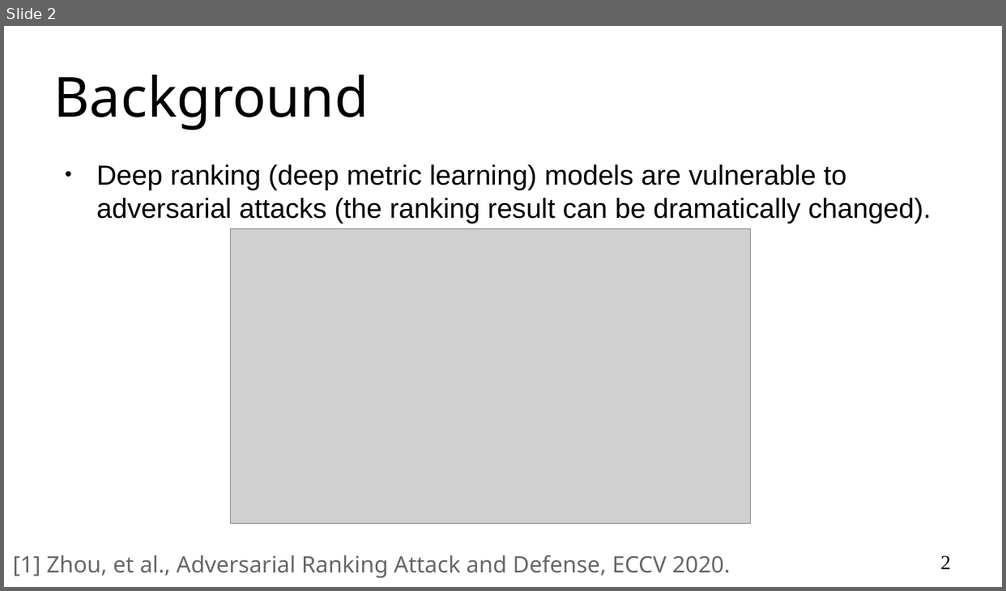
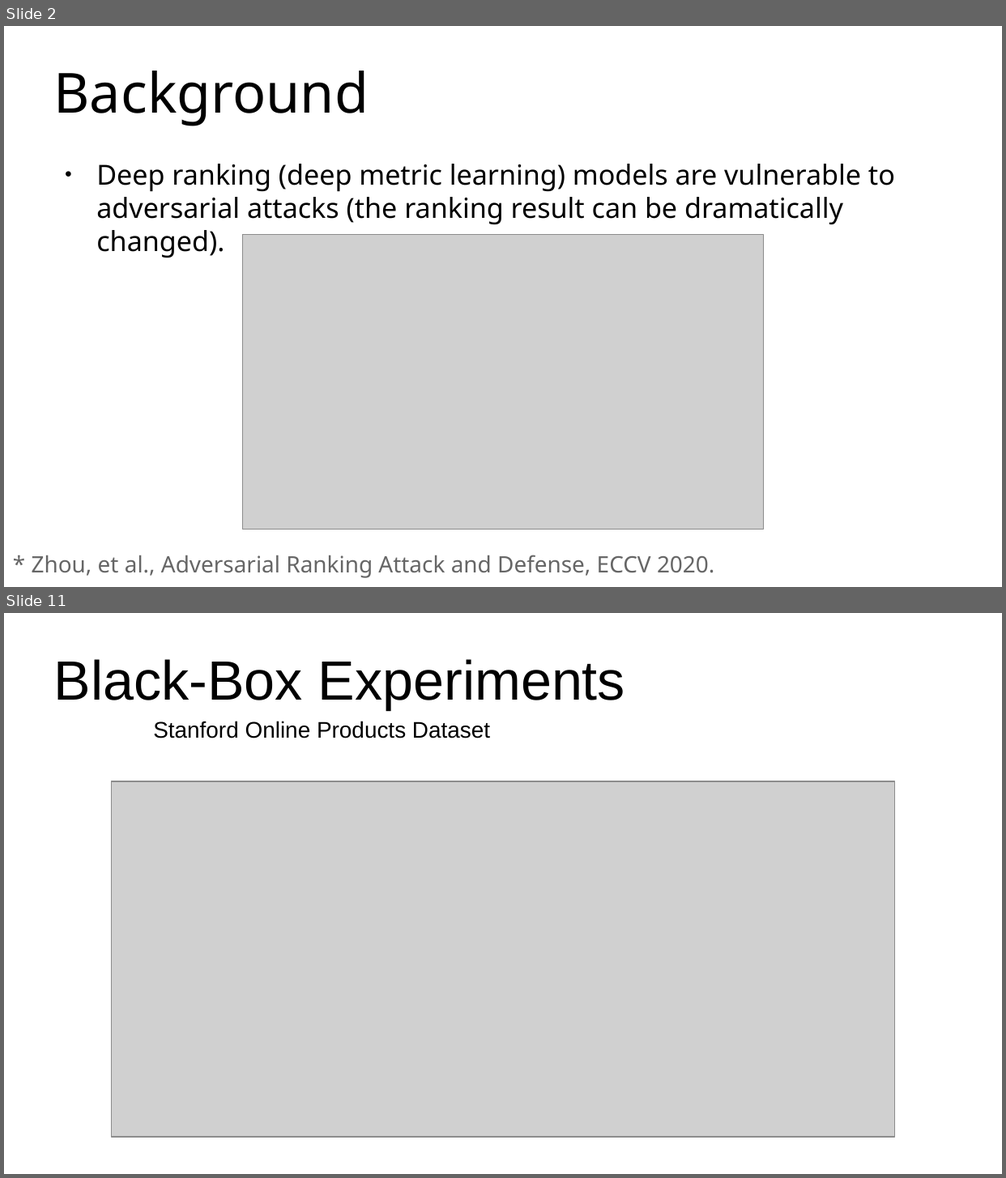
Before and after one commit to cdluminate/advorder, a slide deck: assets/slides.pptx. Shown one above the other, each under a label of ours: slide 2 before the commit, slides 2 and 11 after it; the slides between them are not shown. The pictures are 1006x591 and 1006x1178 pixels, drawn with LibreOffice and Linux fonts; fonts in the diff are those of the drawing; grey boxes stand for pictures; background and template pictures are left out. Boxes give left, top, right and bottom in pixels: in the first picture for what was removed or moved away, otherwise in the second. Text is boxed around its words. In the diff, an @@ line names an element or a change of style, - is before the commit and + after.

```diff
--- a/assets/slides.pptx
+++ b/assets/slides.pptx
@@ slide 11 added at [4,613,1002,1174], background #FFFFFF @@
@@ title added at [54,659,625,710], 44 pt, text #000000 @@
+Black-Box Experiments
@@ text added at [153,721,490,739], 18 pt, text #000000 @@
+Stanford Online Products Dataset
@@ picture added at [111,781,894,1137] @@
@@ slide 2 changed as well @@
@@ title "Background" at [54,71,368,126]: line spacing 1 to 0.9 @@
@@ text "Deep ranking (deep metric learning) ..." at [96,164,895,258]: font Arial to Noto Sans; line spacing 1 to 0.9 @@
@@ picture: place and size @@
-picture at [230,228,751,524]
+picture at [243,234,764,530]
@@ text at [32,555,714,578]: text changed @@
-[1] Zhou, et al., Adversarial Ranking Attack and Defense, ECCV 2020.
+* Zhou, et al., Adversarial Ranking Attack and Defense, ECCV 2020.
@@ page number removed at [940,556,950,570] @@
-2
```
Also in this commit, not shown: 1 other slide changed, 13 other slides added, 1 slide removed, 2 other files.
